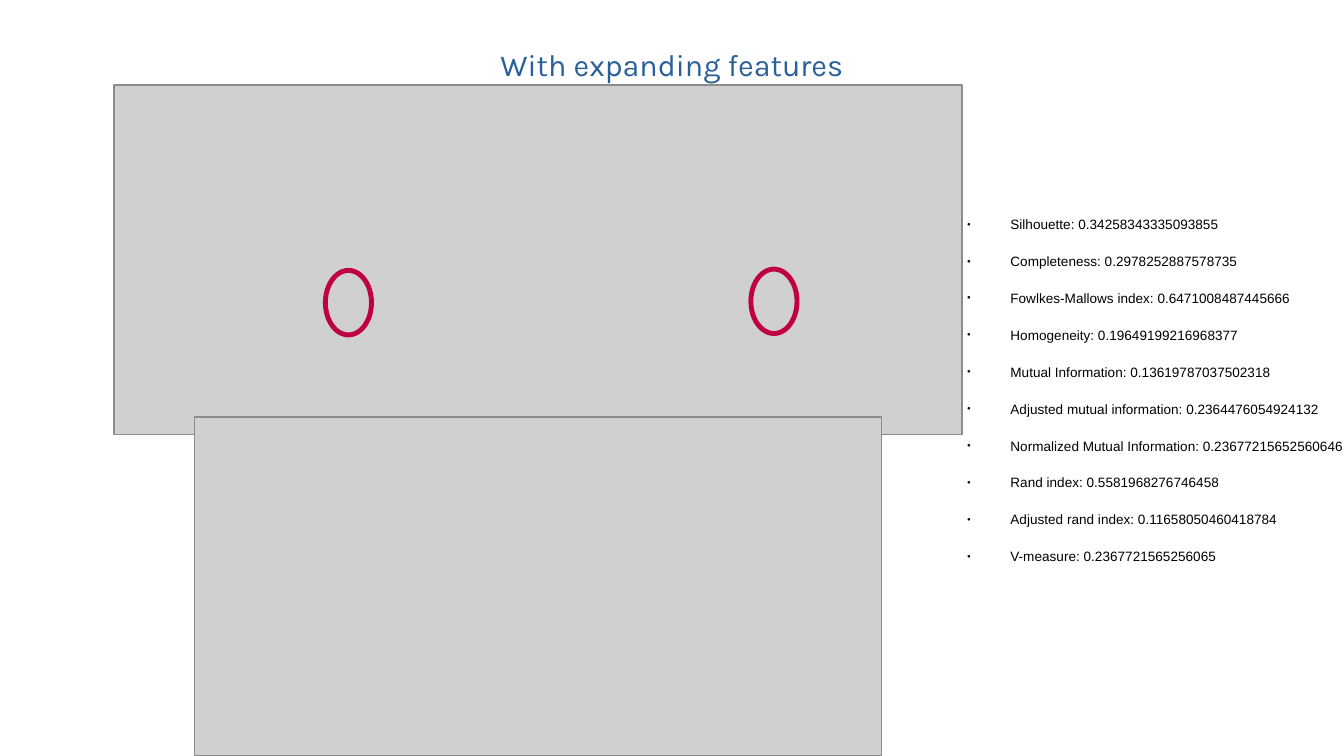
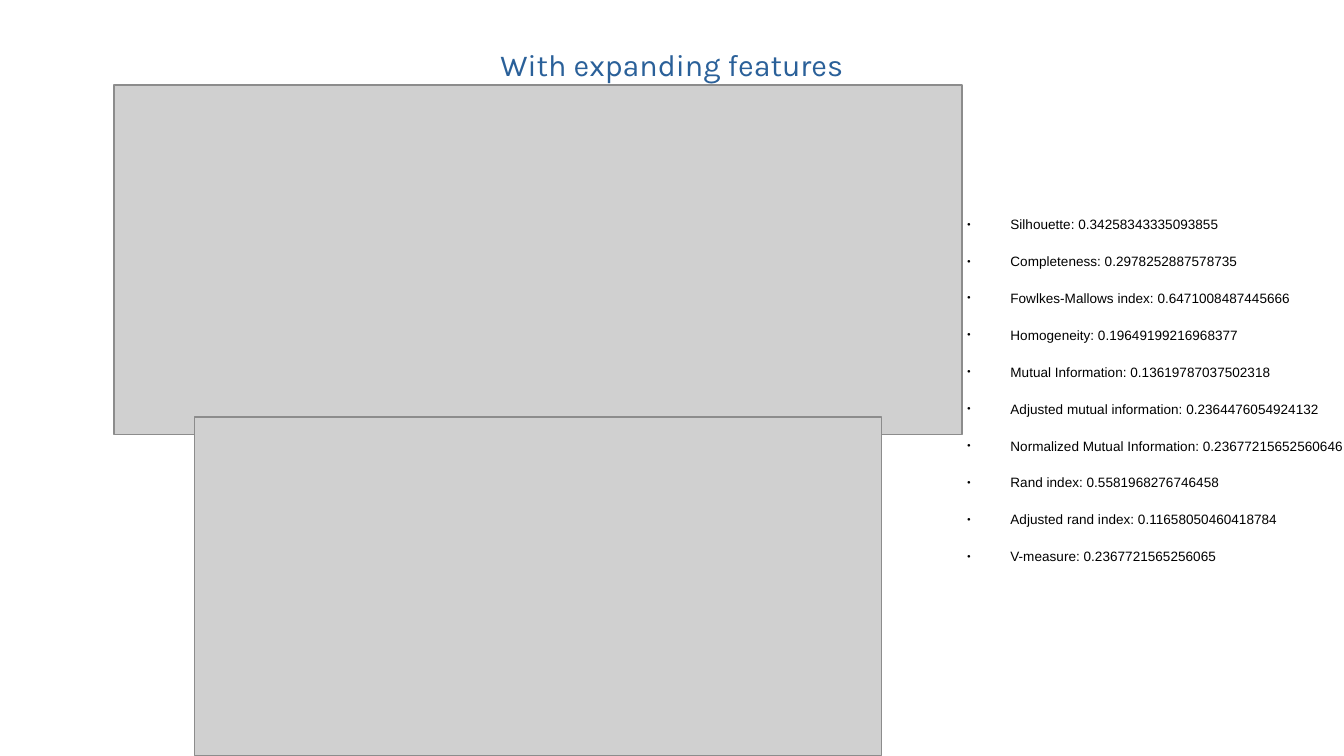
Before and after one commit to kir0ul/BayesClustering, a slide deck: slide 4 of docs/features_comparison.odp. Drawn at 1344x756 pixels with LibreOffice and Linux fonts; fonts in the diff are those of the drawing; grey boxes stand for pictures. Boxes give left, top, right and bottom in pixels: in the first picture for what was removed or moved away, otherwise in the second. Text is boxed around its words. In the diff, an @@ line names an element or a change of style, - is before the commit and + after.

```diff
--- a/docs/features_comparison.odp
+++ b/docs/features_comparison.odp
@@ ellipse removed at bbox=[326, 271, 372, 335] @@
@@ ellipse removed at bbox=[751, 270, 798, 334] @@
```
Also in this commit, not shown: 3 other files.
